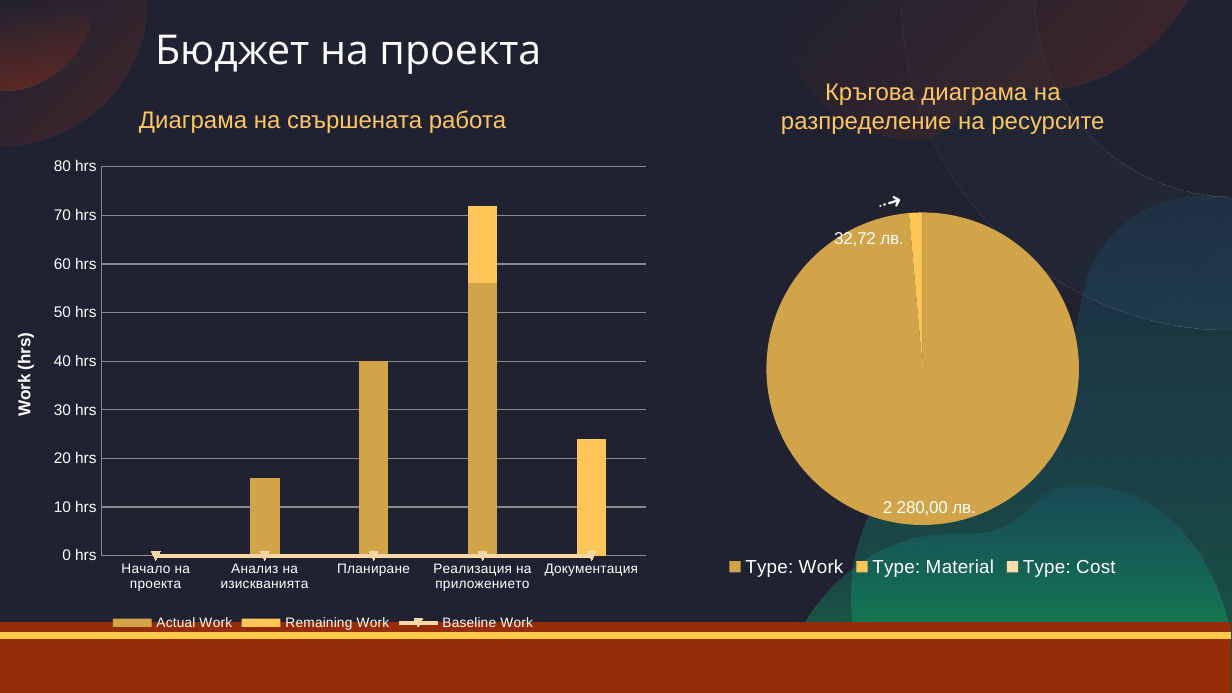
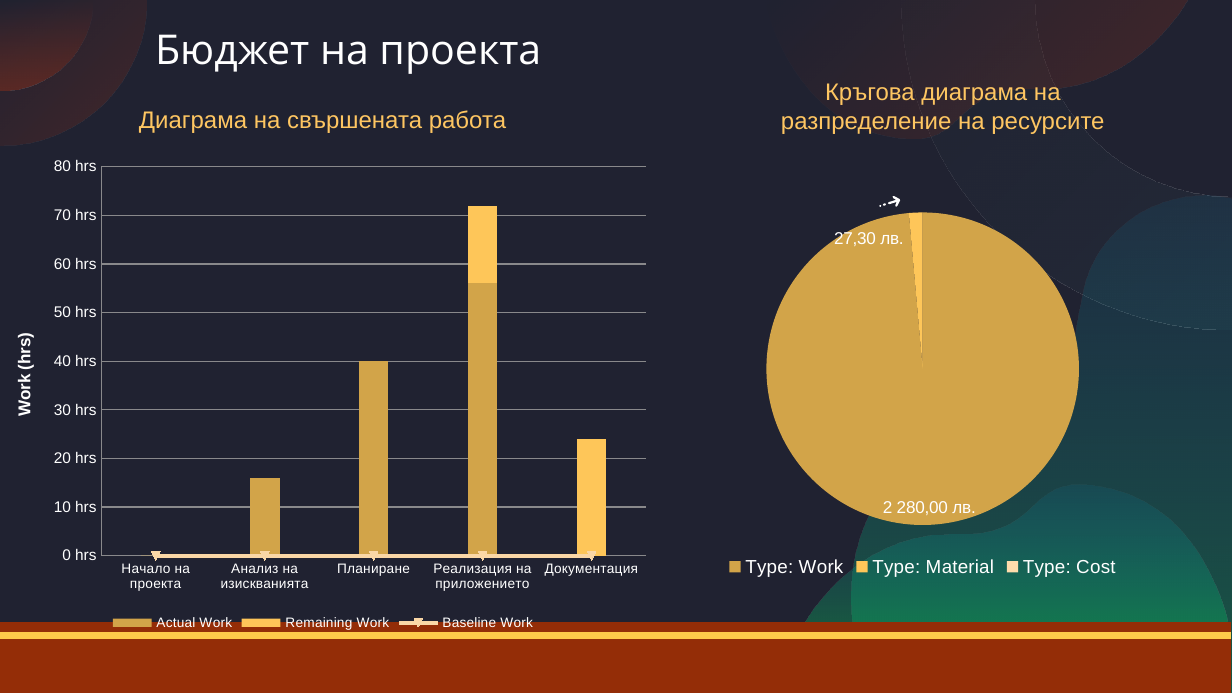
Before and after one commit to USP-2021-Films/Films2021, a slide deck: slide 7 of ФилмиПрезентация.pptx. Drawn at 1232x693 pixels with LibreOffice and Linux fonts; fonts in the diff are those of the drawing. Boxes give left, top, right and bottom in pixels: in the first picture for what was removed or moved away, otherwise in the second. Text is boxed around its words. In the diff, an @@ line names an element or a change of style, - is before the commit and + after.

```diff
--- a/ФилмиПрезентация.pptx
+++ b/ФилмиПрезентация.pptx
@@ pie chart at (x1=614, y1=169, x2=1232, y2=583) @@
@@ data labels of Series 1 changed @@
```
Also in this commit, not shown: 4 other slides changed, 1 slide added, 36 other files.
